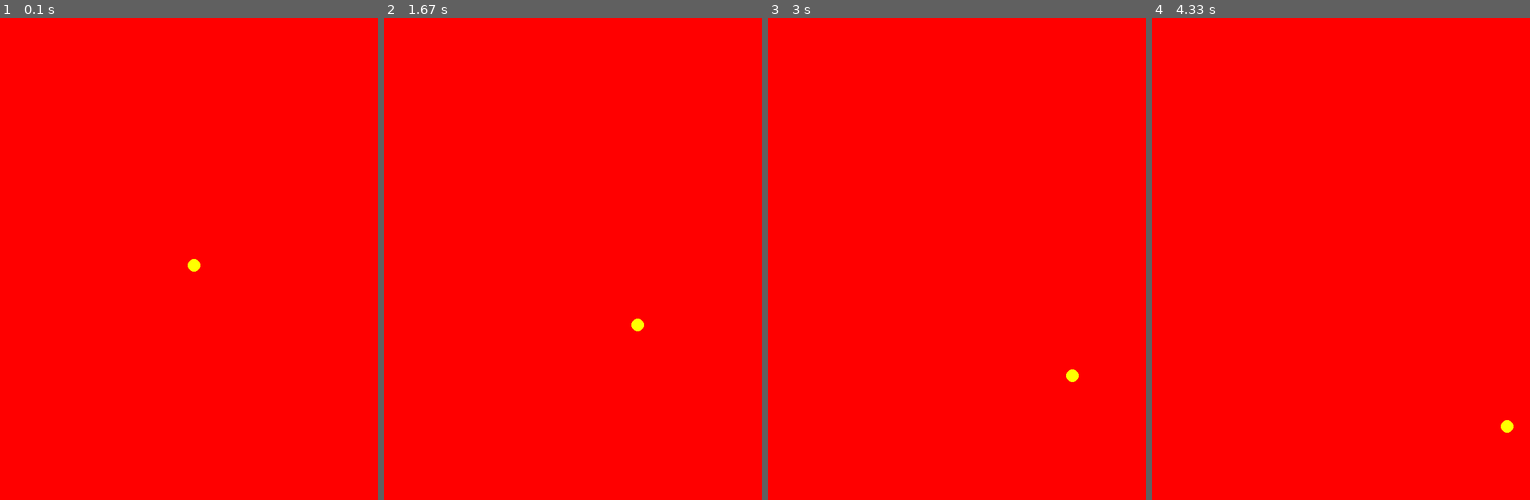
Above: before the commit, frames 1-4 (left to right).
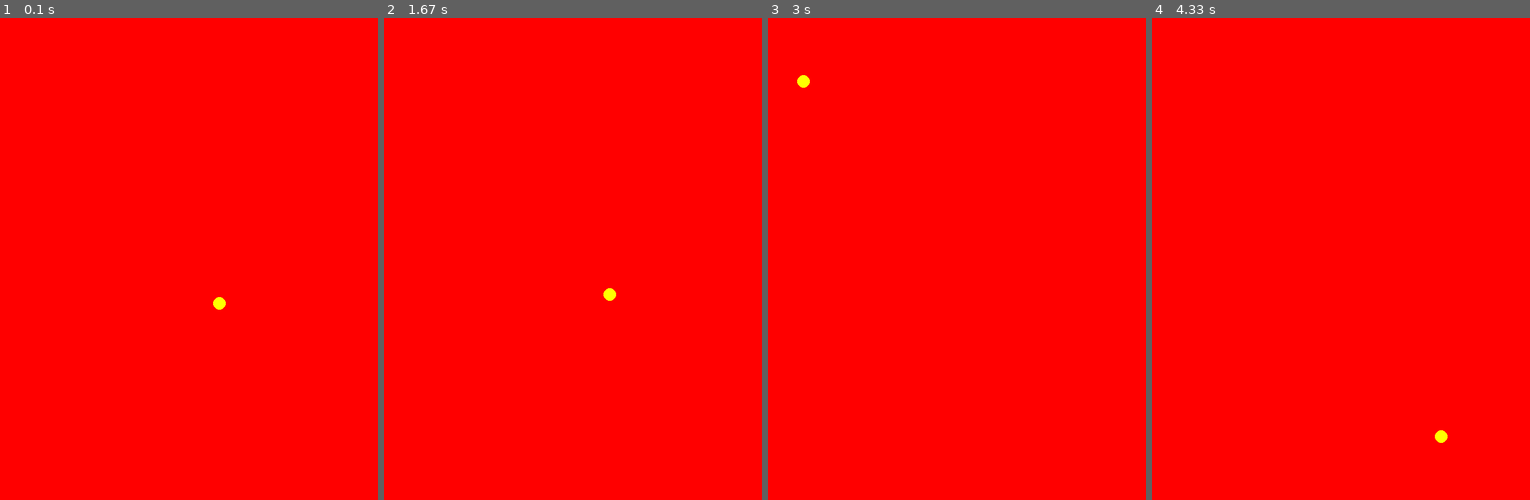
Above: after the commit, the same moments.

Repository: AidaQ27/Juegos_PyGame
Game: pygame game, started from bucle_ppal.py
Same seed, same stepped clock (60 frames per second), same inputs: the game is played once before the commit and once after it.
Inputs:
- Up to frame 1 (0.1 s): no input
- Up to frame 2 (1.67 s): no input
- Up to frame 3 (3 s): no input
- Up to frame 4 (4.33 s): no input

The runs differ from the first frame. In frame 1, 0.1% of the frame differs, in the area x 49-60%, y 50-61%; in frame 2, 0.1%; in frame 3, 0.1%; in frame 4, 0.1%.

Commit message:
Solucion Carnaval de Bolas

Diff:
--- a/bucle_ppal.py
+++ b/bucle_ppal.py
@@ -1,5 +1,4 @@
 import pygame as pg
-
 
 pg.init()
 
@@ -10,6 +9,9 @@
 x= 300
 y = 400
 
+velocidad_x = 5
+velocidad_y = 7
+
 while not game_over:
     # Primero: procesar eventos
     eventos = pg.event.get()
@@ -18,14 +20,24 @@
             game_over = True
 
     # Modificar los objetos del juego
-    x += 1
-    y += 1
+    x += velocidad_x
+    y += velocidad_y
+
+    if x >= 600 - 10 or x <= 0 + 10:  #(-10)El radio de la bola, para que no se hunda en la pantalla.
+        velocidad_x *= -1
+    if y >= 800 - 10 or y <= 0 + 10:
+        velocidad_y *= -1
+
+
+
     # Aqui no hay nada que hacer
+
 
     # Refrescar la pantalla
     pantalla.fill((255, 0, 0))
     bola = pg.draw.circle(pantalla, (255, 255, 0), (x, y), 10)
 
+
     pg.display.flip()
 
 pg.quit()
--- /dev/null
+++ b/game.py
@@ -0,0 +1,79 @@
+import pygame as pg
+import random
+pg.init()
+
+class Bola:
+    def __init__(self, padre, x, y, color = (255, 255, 255), radio = 10):
+        self.x = x
+        self.y = y
+        self.color = color
+        self.radio = radio
+        self.vx = 1
+        self.vy = 1
+        self.padre = padre
+
+
+
+    def mover(self):
+        self.x += self.vx
+        self.y += self.vy
+
+        if self.x <= self.radio or self.x >= self.padre.get_width()  - self.radio:
+            self.vx *= -1
+
+        if self.y <= self.radio or self.y  >= self.padre.get_height()- self.radio:
+            self.vy *= -1
+
+    def dibujar(self):
+        pg.draw.circle(self.padre, self.color, (self.x, self.y), self.radio)
+
+
+
+class Game:
+    def __init__(self, ancho=600, alto=800):
+        self.pantalla = pg.display.set_mode((ancho, alto))
+        self.bola = Bola(ancho // 2, alto // 2, (255, 255, 0))
+        self.bolas = []
+        self.aleatorio = Bola(ancho // 2, alto // 2, (255, 255, 0))
+
+
+        for i in range(100):
+            aleatorio = random.randint(1, 100)
+            self.bolas.append(aleatorio)
+
+
+
+
+
+
+
+    def bucle_ppal(self):
+        game_over = False
+
+        while not game_over:
+
+            eventos = pg.event.get()
+            for evento in eventos:
+                if evento.type == pg.QUIT:
+                    game_over = True
+
+
+            # mover todas las bolas
+            self.bola.mover()
+            self.aleatorio.mover()
+            self.pantalla.fill((255, 0, 0))
+            #dibujar todas las bolas
+            self.bola.dibujar()
+            self.aleatorio.dibujar()
+
+
+            pg.display.flip()
+
+
+if __name__ == '__main__':
+    pg.init()
+
+    game = Game()
+    game.bucle_ppal()
+
+    pg.quit()
--- /dev/null
+++ b/game2.py
@@ -0,0 +1,81 @@
+import pygame as pg
+import random
+pg.init()
+
+
+class Bola:
+    def __init__(self, x, y, padre,  color = (255, 255, 255), radio = 10):
+        self.x = x
+        self.y = y
+        self.color = color
+        self.radio = radio
+        self.vx = 1
+        self.vy = 1
+        self.padre = padre
+
+
+    def mover(self):
+        self.x += self.vx
+        self.y += self.vy
+
+        if self.x <= self.radio or self.x >= self.padre.get_width() - self.radio:
+            self.vx *= -1
+
+        #if self.radio >= self.x >= limDer - self.radio:
+
+        if self.y <= self.radio or self.y >= self.padre.get_height() - self.radio:
+            self.vy *= -1
+
+    def dibujar(self):
+        pg.draw.circle(self.padre, self.color, (self.x, self.y), self.radio)
+
+class Game:
+    def __init__(self, ancho=600, alto=800):
+        self.pantalla = pg.display.set_mode((ancho, alto))
+        self.bola = Bola(ancho // 2, alto // 2, self.pantalla, (255, 255, 0))
+        self.bolas = []
+
+        num_bolas = random.randint(0, 50)
+        for i in range(num_bolas):
+            self.nueva_bola = Bola(random.randint(0,600), random.randint(0,800), self.pantalla, (random.randint(0, 255), random.randint(0, 255), random.randint(0, 255)), random.randint(10, 35))
+            self.nueva_bola.vx = random.randint(-500, -120)
+            self.nueva_bola.vy = random.randint(-710, -250)
+            self.bolas.append(self.nueva_bola)
+
+
+
+    def bucle_ppal(self):
+        game_over = False
+
+        while not game_over:
+
+            eventos = pg.event.get()
+            for evento in eventos:
+                if evento.type == pg.QUIT:
+                    game_over = True
+
+            #mover todas las bolas
+            self.bola.mover()
+
+            for i in range(len(self.bolas)):
+                self.bolas[i].mover()
+
+
+            self.pantalla.fill((255, 0, 0))
+            #dibujar todas las bolas
+            self.bola.dibujar()
+
+            for i in range(len(self.bolas)):
+                self.bolas[i].dibujar()
+
+
+            pg.display.flip()
+
+
+if __name__ == '__main__':
+    pg.init()
+
+    game = Game()
+    game.bucle_ppal()
+
+    pg.quit()
--- /dev/null
+++ b/ppal.py
@@ -0,0 +1,4 @@
+from game import Game
+
+mi_game = Game(1200,900)
+mi_game.bucle_ppal()
--- a/requirements.txt
+++ b/requeriments.txt
@@ -1,2 +1 @@
-
 pygame==2.1.2
